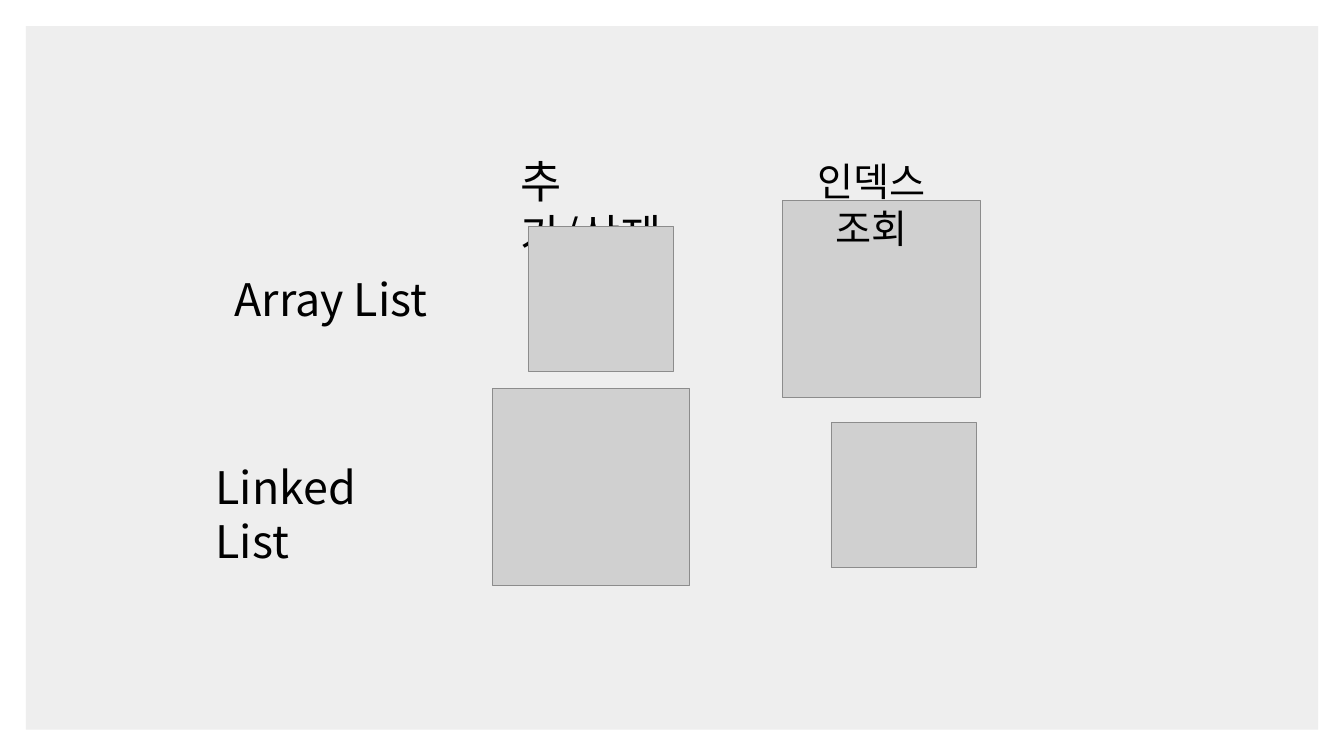
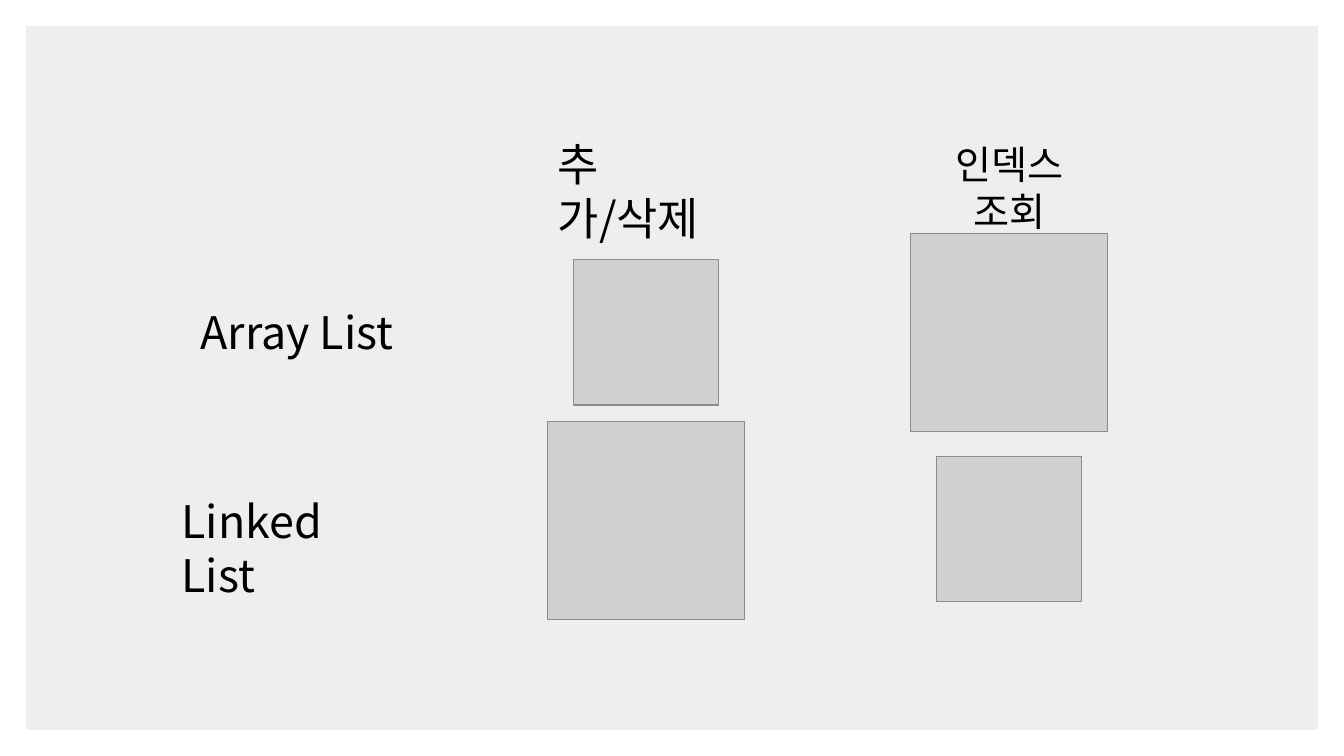
Before and after one commit to happydeveloper/data_structure, a slide deck: slide 29 of presentation/list.pptx. Drawn at 1344x756 pixels with LibreOffice and Linux fonts; fonts in the diff are those of the drawing; grey boxes stand for pictures. Boxes give left, top, right and bottom in pixels: in the first picture for what was removed or moved away, otherwise in the second. Text is boxed around its words. In the diff, an @@ line names an element or a change of style, - is before the commit and + after.

Commit message:
Array 추가

```diff
--- a/presentation/list.pptx
+++ b/presentation/list.pptx
@@ text "추가/삭제": place and size @@
-text "추가/삭제" at [521, 161, 662, 263]
+text "추가/삭제" at [558, 144, 699, 243]
@@ text "인덱스 조회" rewrapped from [817, 163, 925, 246] to [955, 146, 1063, 234] @@
@@ picture: place and size @@
-picture at [783, 200, 981, 397]
+picture at [910, 234, 1108, 432]
@@ picture: place and size @@
-picture at [528, 226, 674, 371]
+picture at [574, 260, 719, 405]
@@ text "Array List": place and size @@
-text "Array List" at [234, 281, 428, 327]
+text "Array List" at [200, 314, 394, 360]
@@ picture: place and size @@
-picture at [493, 388, 691, 586]
+picture at [547, 422, 745, 620]
@@ picture: place and size @@
-picture at [831, 422, 976, 568]
+picture at [937, 456, 1082, 601]
@@ text "Linked List": place and size @@
-text "Linked List" at [215, 468, 355, 559]
+text "Linked List" at [182, 502, 322, 593]
```
Also in this commit, not shown: 19 other slides changed, 21 other files.
